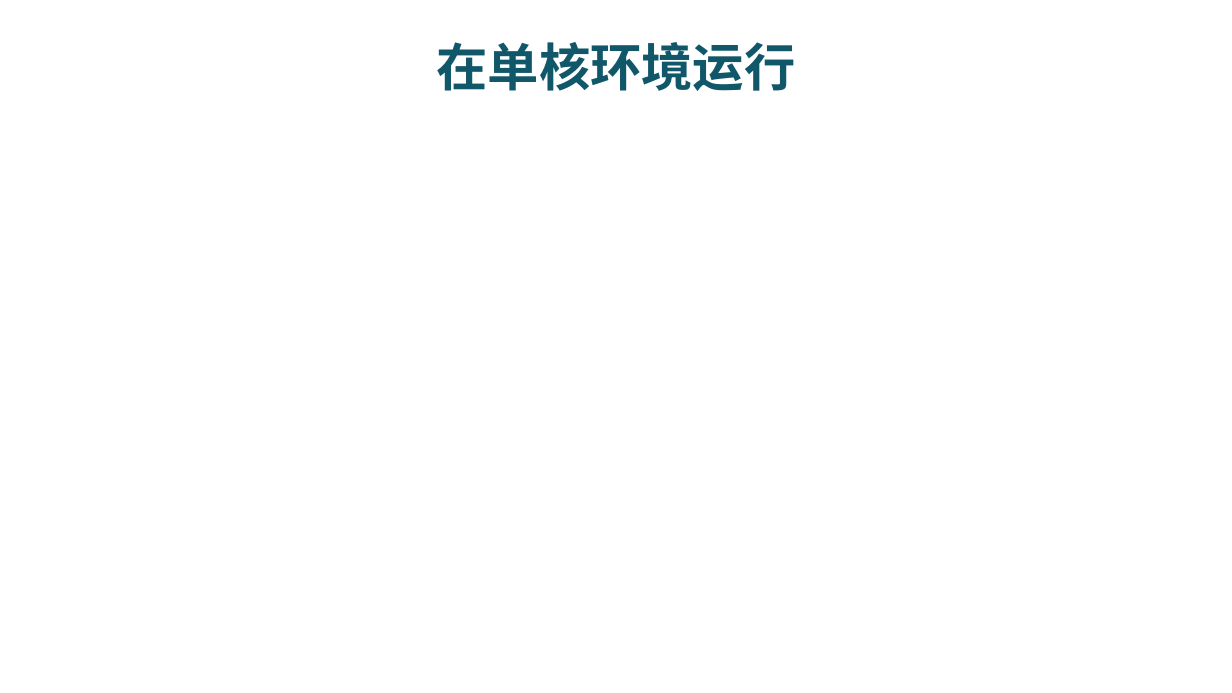
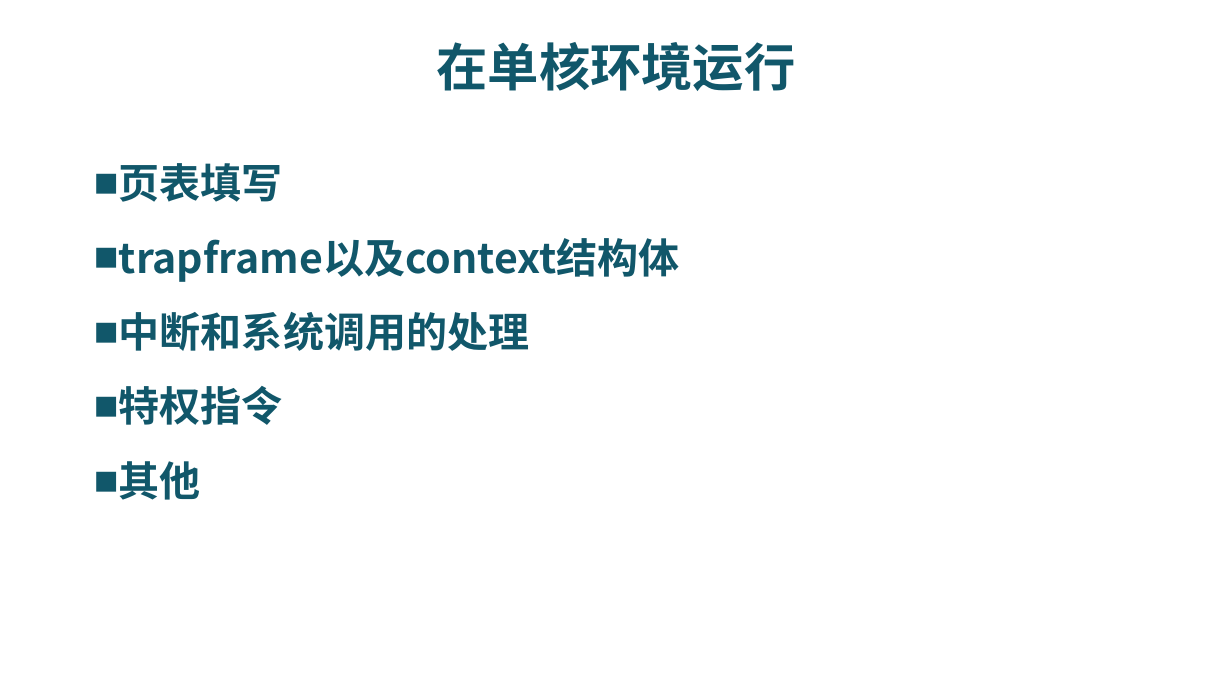
Before and after one commit to riscv-labs/OS2018spring-projects-g06, a slide deck: slide 7 of final_report.pptx. Drawn at 1232x693 pixels with LibreOffice and Linux fonts; fonts in the diff are those of the drawing; background and template pictures are left out. Boxes give left, top, right and bottom in pixels: in the first picture for what was removed or moved away, otherwise in the second. Text is boxed around its words. In the diff, an @@ line names an element or a change of style, - is before the commit and + after.

```diff
--- a/final_report.pptx
+++ b/final_report.pptx
@@ text added at [119,163,680,500], 32 pt, text #11576A, bold @@
+■ 页表填写
+■ trapframe以及context结构体
+■ 中断和系统调用的处理
+■ 特权指令
+■ 其他
```
Also in this commit, not shown: 5 other slides changed, 1 other file.
